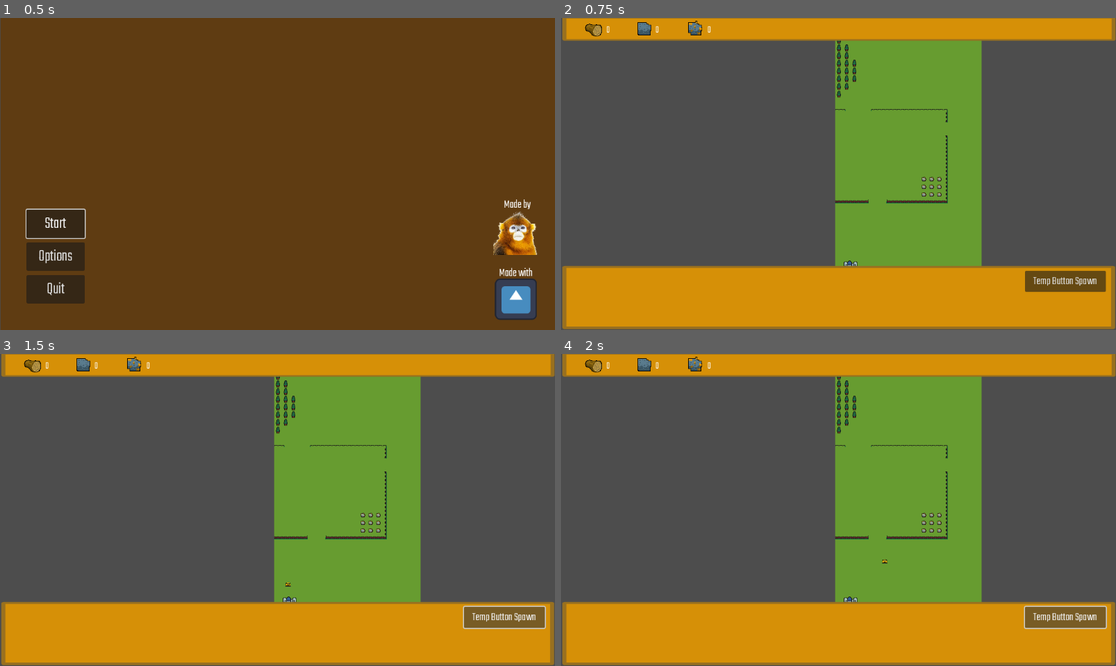
Above: before the commit, frames 1-4 (two rows, left to right).
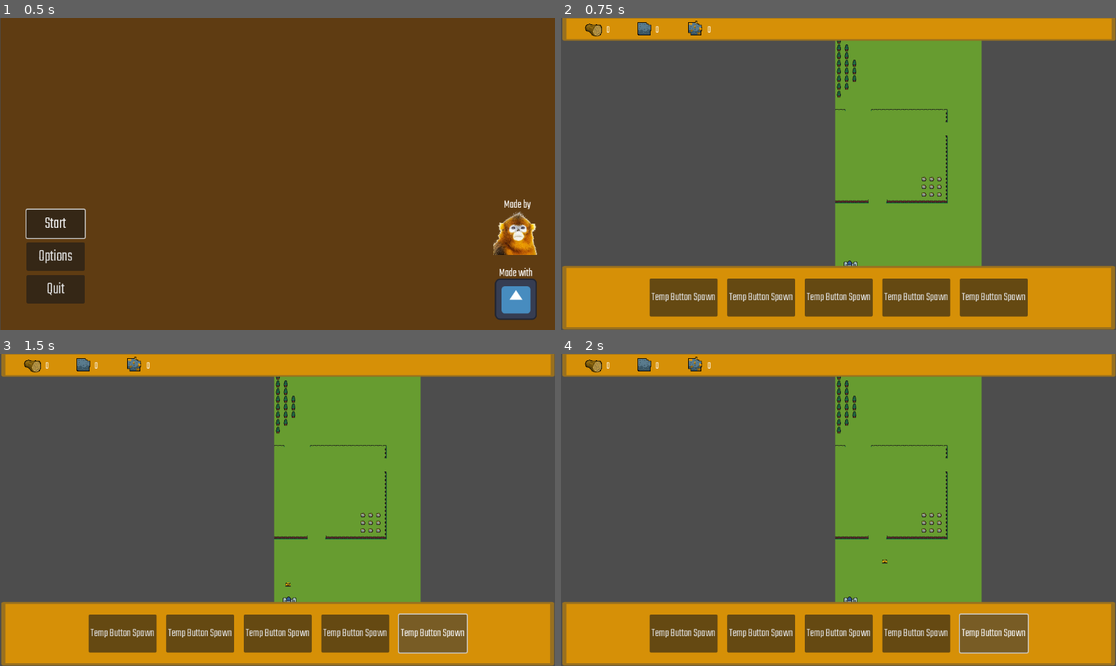
Above: after the commit, the same moments.

Repository: AndreastiUia/BachelorProject
Game: Godot game, scene res://Scenes/menu.tscn
Two runs of this game, one before a commit and one after it. Both use one fixed random seed, a clock stepped at 60 frames per second and the inputs below. The engine's default icon, where the game draws it, is replaced by a stand-in: a white triangle on a blue panel in a dark square.
Inputs:
- Up to frame 1 (0.5 s): no input
- Up to frame 2 (0.75 s): click "Start" at 0.5 s
- Up to frame 3 (1.5 s): click "Temp Button Spawn" at 1.25 s
- Up to frame 4 (2 s): no input

Frame 1 is identical in both runs. In frame 2, 8.9% of the frame differs, in the area x 0-100%, y 81-100%; in frame 3, 9.2%, in the area x 0-100%, y 80-100%; in frame 4, 9.2%.

Commit message:
Added HBoxcont to bottombar

Diff:
--- a/Scenes/World.tscn
+++ b/Scenes/World.tscn
@@ -139,6 +139,7 @@
 anchor_right = 1.0
 anchor_bottom = 1.0
 offset_top = -137.0
+offset_bottom = 1.0
 grow_horizontal = 2
 grow_vertical = 0
 texture = ExtResource("5_00b4k")
@@ -147,18 +148,43 @@
 patch_margin_right = 5
 patch_margin_bottom = 5
 
-[node name="Temp_Button" type="Button" parent="Camera2D/GUI/BottomGUI"]
+[node name="HBoxContainer" type="HBoxContainer" parent="Camera2D/GUI/BottomGUI"]
 layout_mode = 1
 anchors_preset = -1
-anchor_left = 0.836
-anchor_right = 0.982
-anchor_bottom = 1.0
-offset_left = -0.0720215
-offset_top = 18.0
-offset_right = -0.264038
-offset_bottom = -83.0
-grow_horizontal = 2
-grow_vertical = 2
+anchor_right = 1.0
+offset_left = 24.0
+offset_top = 30.0
+offset_right = -22.0
+offset_bottom = 109.0
+theme_override_constants/separation = 20
+alignment = 1
+
+[node name="Temp_Button" type="Button" parent="Camera2D/GUI/BottomGUI/HBoxContainer"]
+layout_mode = 2
+theme_override_fonts/font = ExtResource("5_mai7t")
+theme_override_font_sizes/font_size = 25
+text = "Temp Button Spawn"
+
+[node name="Temp_Button5" type="Button" parent="Camera2D/GUI/BottomGUI/HBoxContainer"]
+layout_mode = 2
+theme_override_fonts/font = ExtResource("5_mai7t")
+theme_override_font_sizes/font_size = 25
+text = "Temp Button Spawn"
+
+[node name="Temp_Button2" type="Button" parent="Camera2D/GUI/BottomGUI/HBoxContainer"]
+layout_mode = 2
+theme_override_fonts/font = ExtResource("5_mai7t")
+theme_override_font_sizes/font_size = 25
+text = "Temp Button Spawn"
+
+[node name="Temp_Button3" type="Button" parent="Camera2D/GUI/BottomGUI/HBoxContainer"]
+layout_mode = 2
+theme_override_fonts/font = ExtResource("5_mai7t")
+theme_override_font_sizes/font_size = 25
+text = "Temp Button Spawn"
+
+[node name="Temp_Button4" type="Button" parent="Camera2D/GUI/BottomGUI/HBoxContainer"]
+layout_mode = 2
 theme_override_fonts/font = ExtResource("5_mai7t")
 theme_override_font_sizes/font_size = 25
 text = "Temp Button Spawn"
@@ -242,4 +268,8 @@
 theme_override_font_sizes/font_size = 20
 text = "0"
 
-[connection signal="pressed" from="Camera2D/GUI/BottomGUI/Temp_Button" to="." method="_on_temp_button_pressed"]
+[connection signal="pressed" from="Camera2D/GUI/BottomGUI/HBoxContainer/Temp_Button" to="." method="_on_temp_button_pressed"]
+[connection signal="pressed" from="Camera2D/GUI/BottomGUI/HBoxContainer/Temp_Button5" to="." method="_on_temp_button_pressed"]
+[connection signal="pressed" from="Camera2D/GUI/BottomGUI/HBoxContainer/Temp_Button2" to="." method="_on_temp_button_pressed"]
+[connection signal="pressed" from="Camera2D/GUI/BottomGUI/HBoxContainer/Temp_Button3" to="." method="_on_temp_button_pressed"]
+[connection signal="pressed" from="Camera2D/GUI/BottomGUI/HBoxContainer/Temp_Button4" to="." method="_on_temp_button_pressed"]
